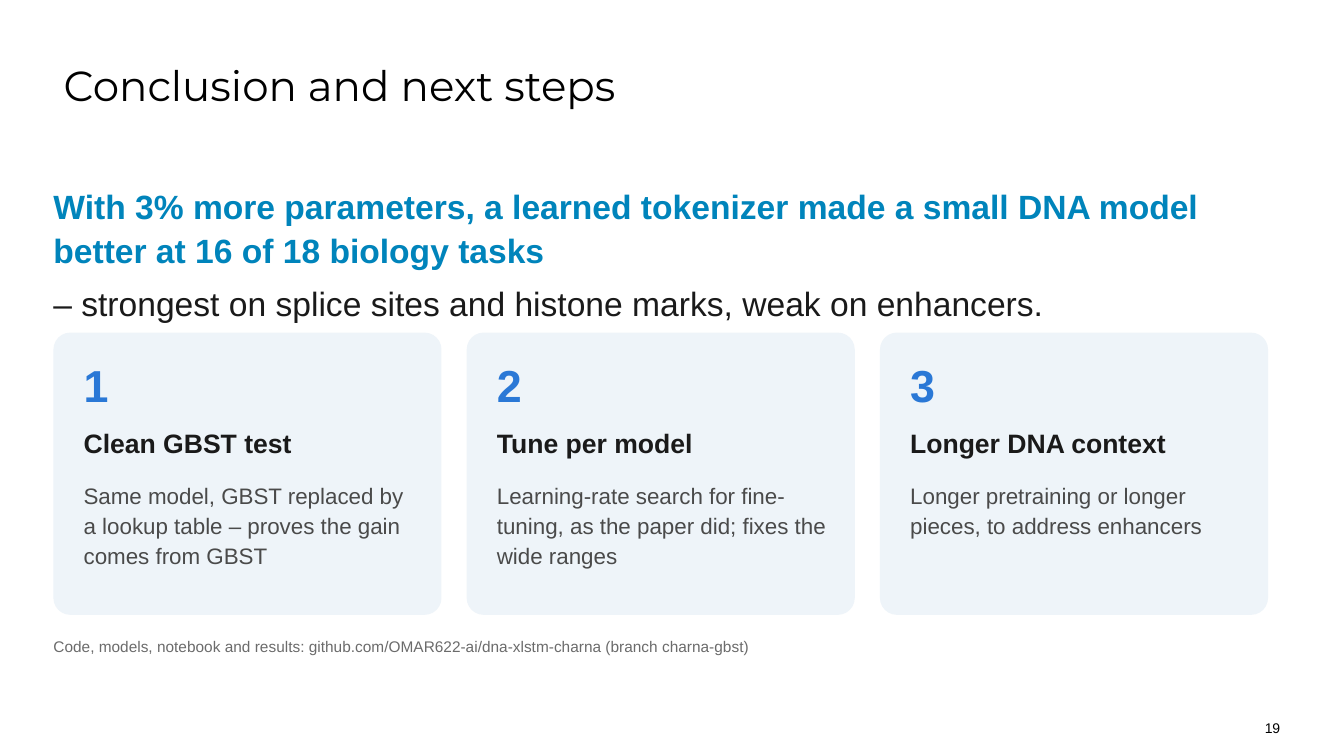
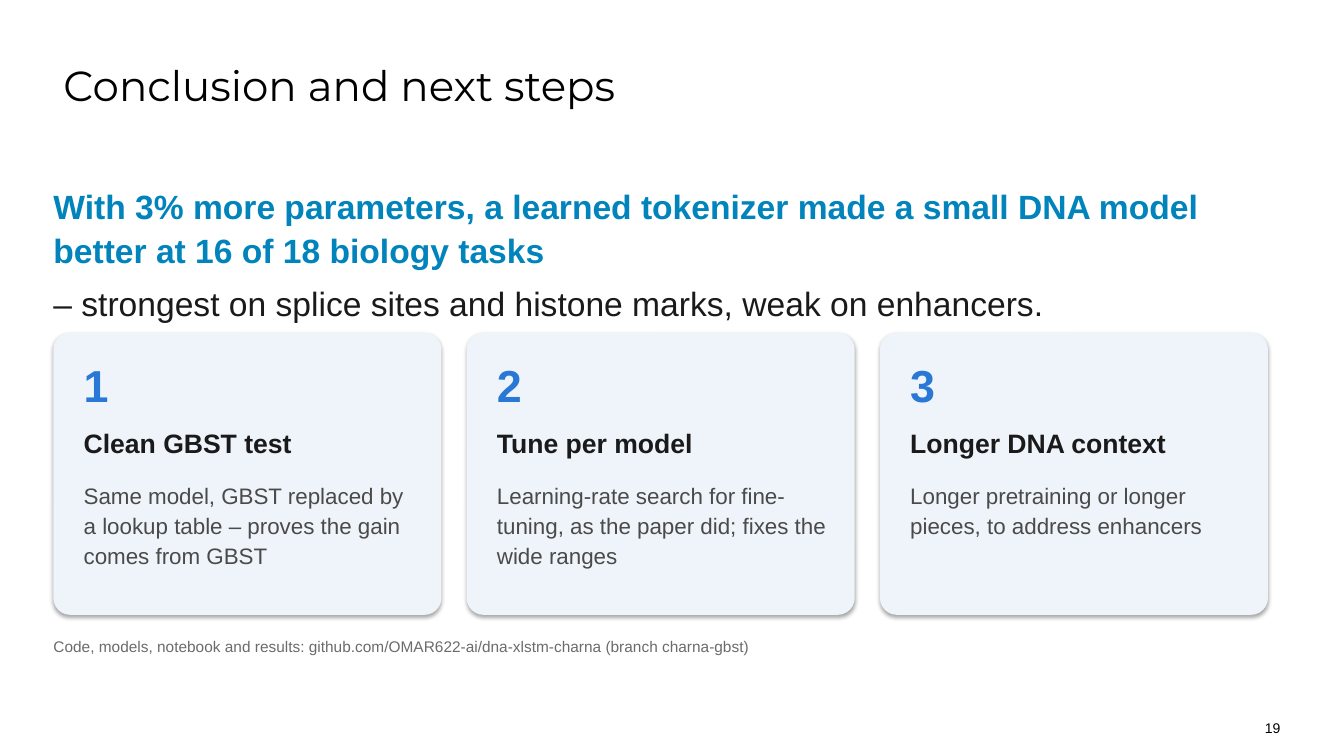
Before and after one commit to OMAR622-ai/dna-xlstm-charna, a slide deck: slide 19 of docs/presentation/GBST_BERT_DLfMI_presentation.pptx. Drawn at 1344x756 pixels with LibreOffice and Linux fonts; fonts in the diff are those of the drawing; background and template pictures are left out. Boxes give left, top, right and bottom in pixels: in the first picture for what was removed or moved away, otherwise in the second. Text is boxed around its words. In the diff, an @@ line names an element or a change of style, - is before the commit and + after.

```diff
--- a/docs/presentation/GBST_BERT_DLfMI_presentation.pptx
+++ b/docs/presentation/GBST_BERT_DLfMI_presentation.pptx
@@ shadow on in 3 elements at box(53, 333, 442, 615), box(467, 333, 855, 615), box(880, 333, 1268, 615) @@
```
Also in this commit, not shown: 18 other slides changed, 1 other file.
